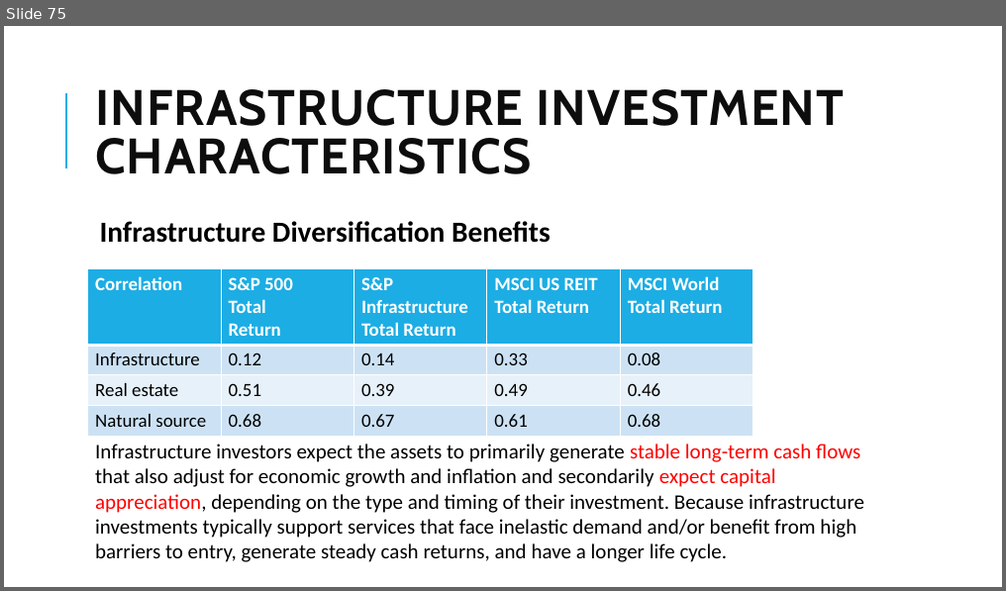
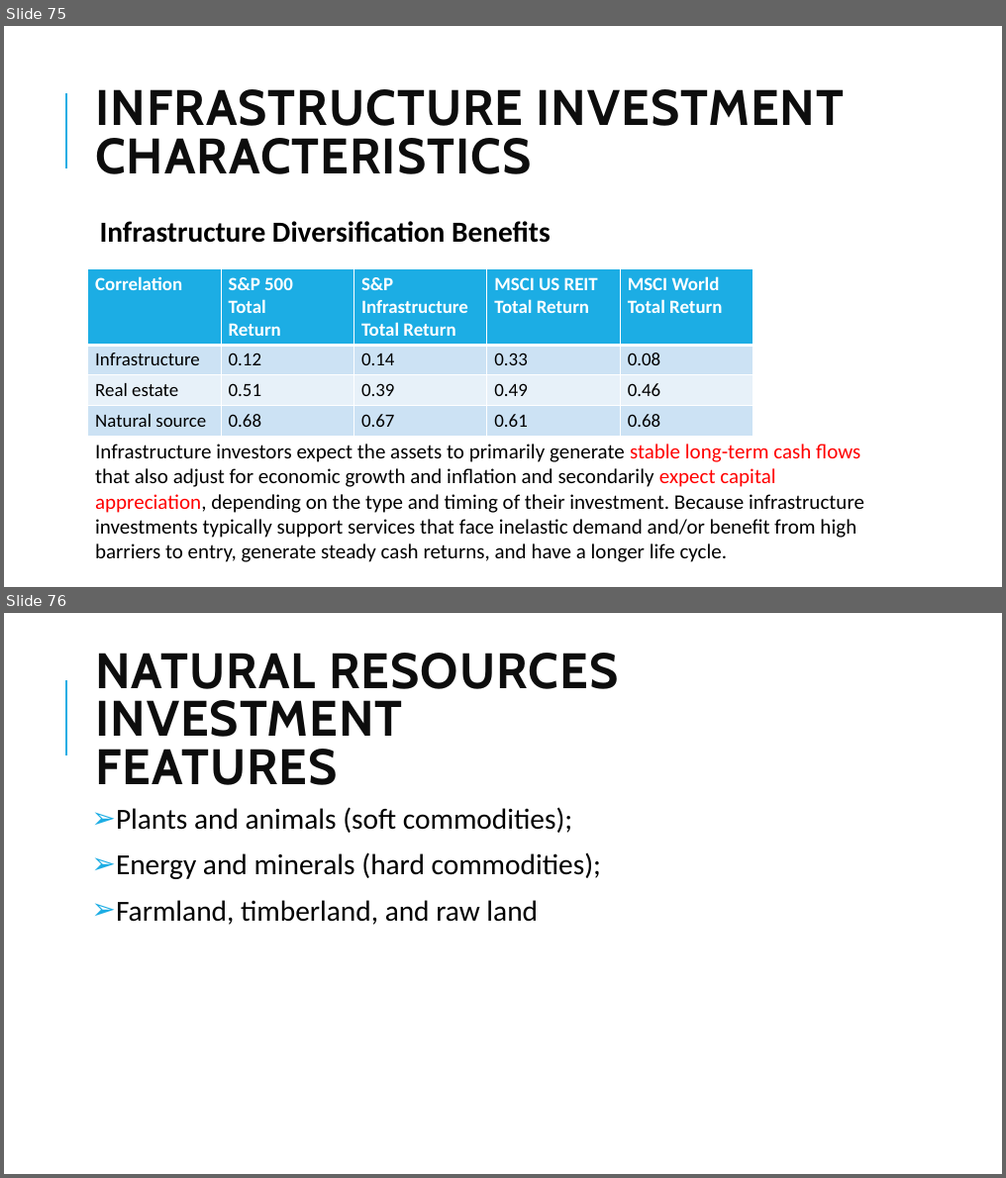
Before and after one commit to Isco0530/data, a slide deck: 2024Alternative.pptx. Shown one above the other, each under a label of ours: slide 75 before the commit, slides 75 and 76 after it. The pictures are 1006x591 and 1006x1178 pixels, drawn with LibreOffice and Linux fonts; fonts in the diff are those of the drawing. Boxes give left, top, right and bottom in pixels: in the first picture for what was removed or moved away, otherwise in the second. Text is boxed around its words. In the diff, an @@ line names an element or a change of style, - is before the commit and + after.

```diff
--- a/2024Alternative.pptx
+++ b/2024Alternative.pptx
@@ slide 76 added at bbox=[4, 613, 1002, 1174], background #FFFFFF; not listed: 1 template element that a slide beside it also shows @@
@@ title added at bbox=[95, 653, 618, 785], 48 pt, text #0D0D0D, bold @@
+NATURAL RESOURCES INVESTMENT
+FEATURES
@@ text added at bbox=[116, 807, 601, 925], 28 pt, text #000000 @@
+➢ Plants and animals (soft commodities);
+➢ Energy and minerals (hard commodities);
+➢ Farmland, timberland, and raw land
```
Also in this commit, not shown: 1 slide changed, 3 other slides added.
